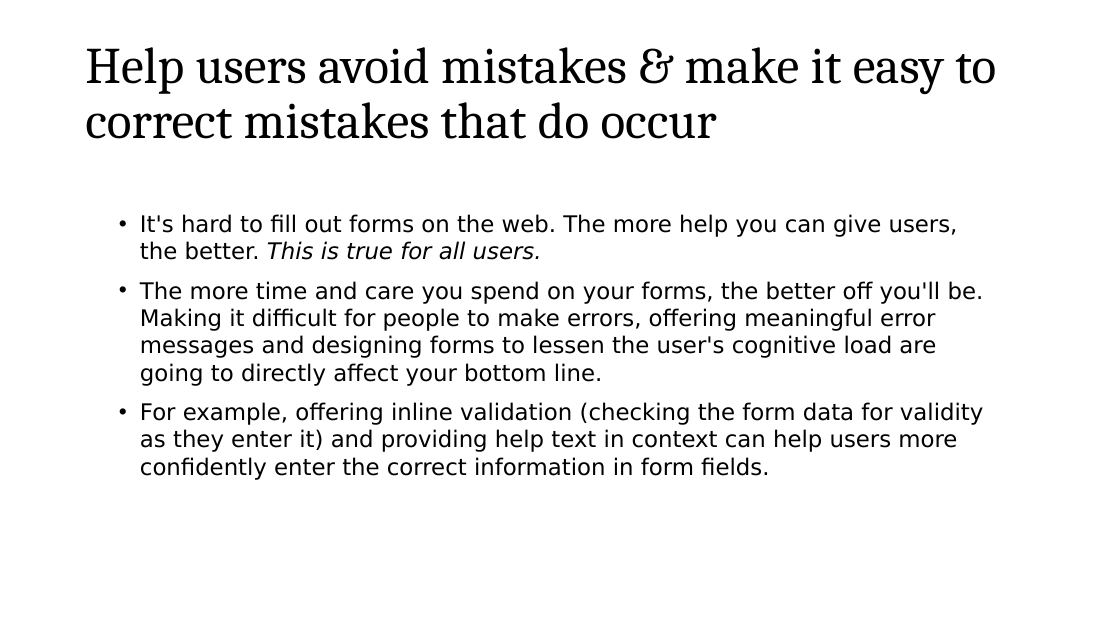
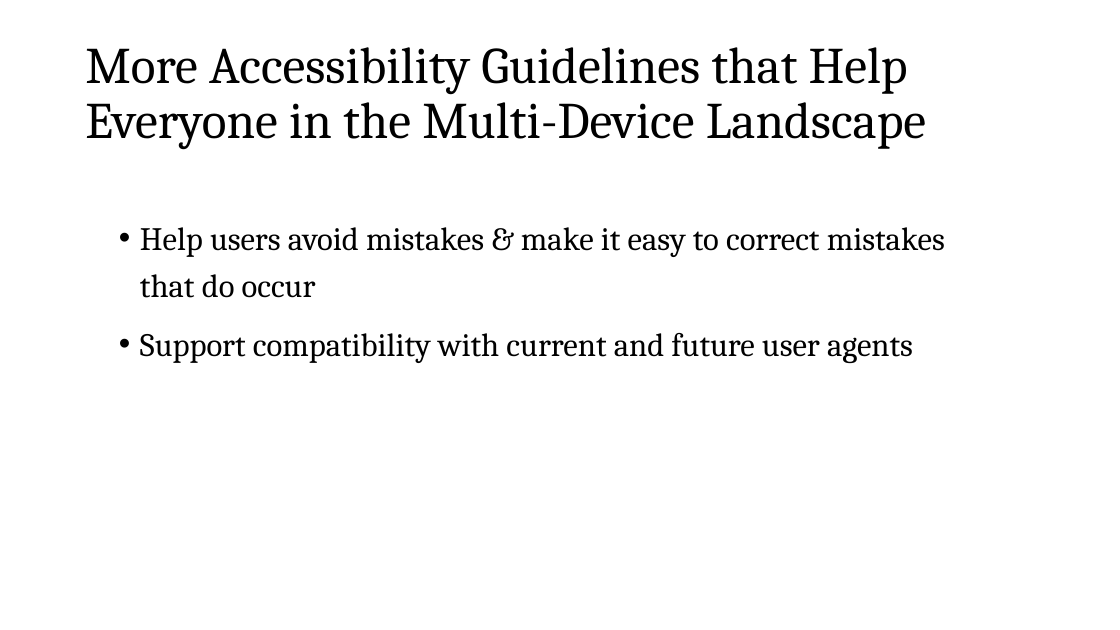
Before and after one commit to roblarsen/rob-larsen-presentations, a slide deck: slide 33 of wild-world-web.pptx (slide 42 before the commit). Drawn at 1120x630 pixels with LibreOffice and Linux fonts; fonts in the diff are those of the drawing; background and template pictures are left out. Boxes give left, top, right and bottom in pixels: in the first picture for what was removed or moved away, otherwise in the second. Text is boxed around its words. In the diff, an @@ line names an element or a change of style, - is before the commit and + after.

```diff
--- a/wild-world-web.pptx
+++ b/wild-world-web.pptx
@@ title at box(85, 47, 926, 150): text changed @@
-Help users avoid mistakes & make it easy to correct mistakes that do occur
+More Accessibility Guidelines that Help Everyone in the Multi-Device Landscape
@@ text at box(140, 227, 945, 363): text changed; size 19.6 to 28 pt; font DejaVu Sans to Cambria @@
-• It's hard to fill out forms on the web. The more help you can give users, the better. This is true for all users.
-• The more time and care you spend on your forms, the better off you'll be. Making it difficult for people to make errors, offering meaningful error messages and designing forms to lessen the user's cognitive load are going to directly affect your bottom line.
-• For example, offering inline validation (checking the form data for validity as they enter it) and providing help text in context can help users more confidently enter the correct information in form fields.
+• Help users avoid mistakes & make it easy to correct mistakes that do occur
+• Support compatibility with current and future user agents
```
Also in this commit, not shown: 28 other slides changed, 7 slides added, 17 slides removed.
